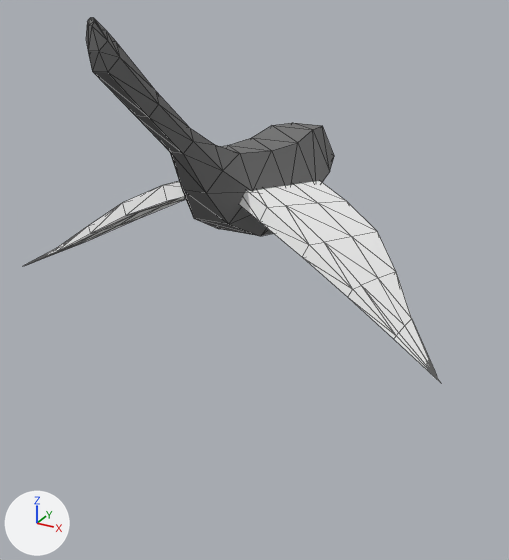
One commit to the glTF model public/models/flying_bird.glb: the scene before it, then after it.
Before and after are seen from a 50 mm lens placed at (0.352, -0.68, 0.294), pointed at (0.009, -0.057, -0.017). Lighting does not change. The marker at lower left points along +X, +Y and +Z. The older version comes first. Mesh edges are drawn as thin lines. Where no turn or scale is listed for an object, it has been applied to the vertices. Vertices at exactly the same position are counted once.

The first picture shows 'Bird_LW_roll_env_07:fish:MaterialSG1_0', 'Bird_RW_roll_env_07:fish:MaterialSG1_0', 'Bird_roll_env_07:lambert10_0'.
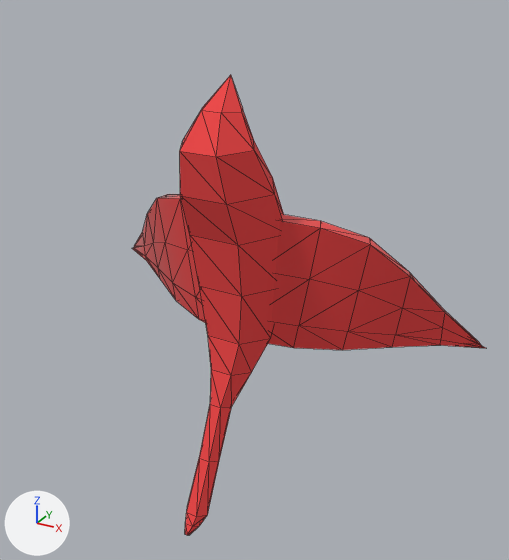
Where the newer file only moved an object's origin or applied its transform, the numbers keep the older frame.

Where the change shows, as pixel boxes [x1, y1, x2, y2] in the pictures (509 x 560 px):
```json
{"object": "Bird_roll_env_07:lambert10_0", "change": "recoloured, reshaped", "before": [86, 18, 334, 236], "after": [180, 75, 284, 535], "on screen": "58% narrower, 111% taller"}
{"object": "Bird_RW_roll_env_07:fish:MaterialSG1_0", "change": "recoloured, reshaped", "before": [239, 181, 441, 383], "after": [268, 214, 485, 350], "on screen": "7% wider, 33% shorter"}
{"object": "Bird_LW_roll_env_07:fish:MaterialSG1_0", "change": "recoloured, reshaped", "before": [24, 181, 186, 266], "after": [132, 194, 206, 323]}
```

Scene script edits in JSON lines:
```json
{"op": "set", "path": "mat_roll_env_07lambert10.base_color", "old": "(0.172, 0.172, 0.172)", "new": "(0.863, 0.0578, 0.0578)", "note": "grey #737373 -> red #ef4444"}
{"op": "set", "path": "mat_roll_env_07fishmaterialsg1.base_color", "old": "(1.0, 1.0, 1.0)", "new": "(0.863, 0.0578, 0.0578)", "note": "white #ffffff -> red #ef4444"}
{"block": "me_bird_roll_env_07_lambert10_0", "where": "# used by ob_bird_roll_env_07_lambert10_0; location = (-0.012, -0.014, 0.088)"}
{"op": "remove", "block": "me_bird_roll_env_07_lambert10_0", "code": "me_bird_roll_env_07_lambert10_0.from_pydata(...)  # 86 vertices, 158 faces; spans x -0.053..0.06, y -0.267..0.177, z -0.064..0.176"}
{"op": "add", "block": "me_bird_roll_env_07_lambert10_0", "code": "me_bird_roll_env_07_lambert10_0.from_pydata(...)  # 86 vertices, 158 faces; spans x -0.046..0.068, y -0.175..-0.008, z -0.367..0.116"}
{"block": "me_bird_roll_env_07_lambert10_0", "change": "me_bird_roll_env_07_lambert10_0 part 1: the whole mesh is multiplied about its middle by the matrix ((0.999, 0.044, -0.009), (0.002, -0.246, -0.969), (-0.045, 0.968, -0.246)), then moved by (0.003, -0.067, -0.179)"}
{"block": "me_bird_rw_roll_env_07_fish_materialsg1_0", "where": "# used by ob_bird_rw_roll_env_07_fish_materialsg1_0; location = (0.001, -0.035, 0.098)"}
{"op": "remove", "block": "me_bird_rw_roll_env_07_fish_materialsg1_0", "code": "me_bird_rw_roll_env_07_fish_materialsg1_0.from_pydata(...)  # 48 vertices, 92 faces; spans x 0.003..0.242, y -0.12..0.069, z -0.123..0.015"}
{"op": "add", "block": "me_bird_rw_roll_env_07_fish_materialsg1_0", "code": "me_bird_rw_roll_env_07_fish_materialsg1_0.from_pydata(...)  # 48 vertices, 92 faces; spans x 0.004..0.243, y -0.054..0.098, z -0.196..-0.028"}
{"block": "me_bird_rw_roll_env_07_fish_materialsg1_0", "change": "me_bird_rw_roll_env_07_fish_materialsg1_0 part 3: the whole mesh is multiplied about its middle by the matrix ((0.999, 0.044, -0.009), (0.002, -0.246, -0.969), (-0.045, 0.968, -0.246)), then moved by (0.004, 0.033, -0.062)"}
{"block": "me_bird_lw_roll_env_07_fish_materialsg1_0", "where": "# used by ob_bird_lw_roll_env_07_fish_materialsg1_0; location = (0.001, -0.035, 0.098)"}
{"op": "remove", "block": "me_bird_lw_roll_env_07_fish_materialsg1_0", "code": "me_bird_lw_roll_env_07_fish_materialsg1_0.from_pydata(...)  # 48 vertices, 92 faces; spans x -0.252..-0.006, y -0.109..0.071, z -0.119..0.014"}
{"op": "add", "block": "me_bird_lw_roll_env_07_fish_materialsg1_0", "code": "me_bird_lw_roll_env_07_fish_materialsg1_0.from_pydata(...)  # 48 vertices, 92 faces; spans x -0.251..-0.005, y -0.059..0.09, z -0.178..-0.025"}
{"block": "me_bird_lw_roll_env_07_fish_materialsg1_0", "change": "me_bird_lw_roll_env_07_fish_materialsg1_0 part 2: the whole mesh is multiplied about its middle by the matrix ((0.999, 0.044, -0.009), (0.002, -0.246, -0.969), (-0.045, 0.968, -0.246)), then moved by (0.005, 0.022, -0.046)"}
```
